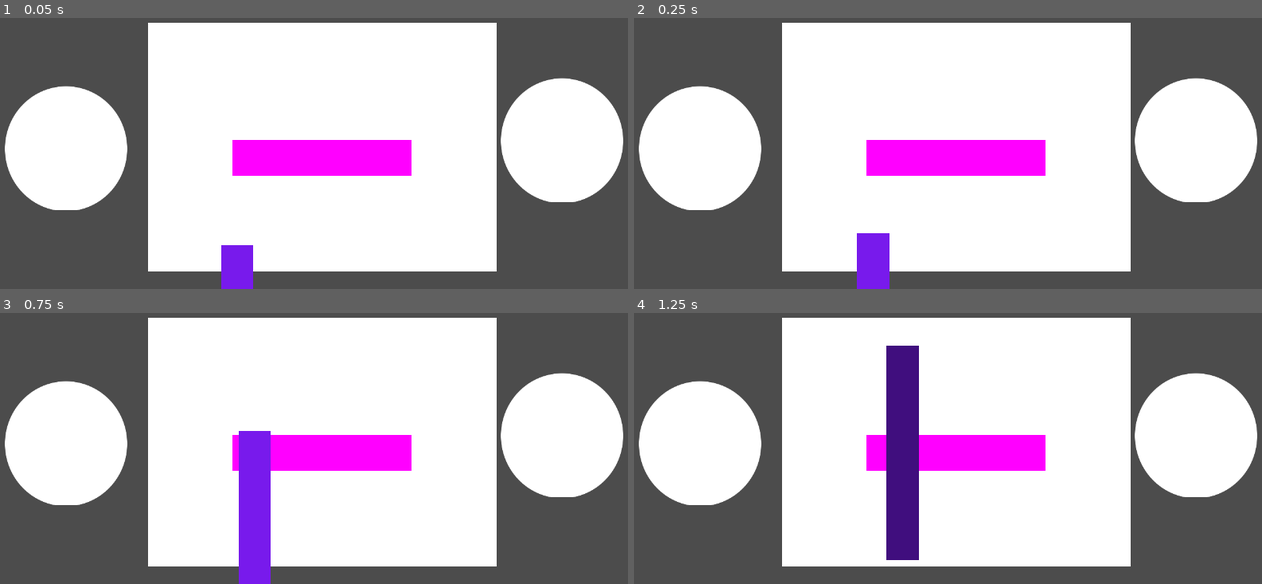
Above: before the commit, frames 1-4 (two rows, left to right).
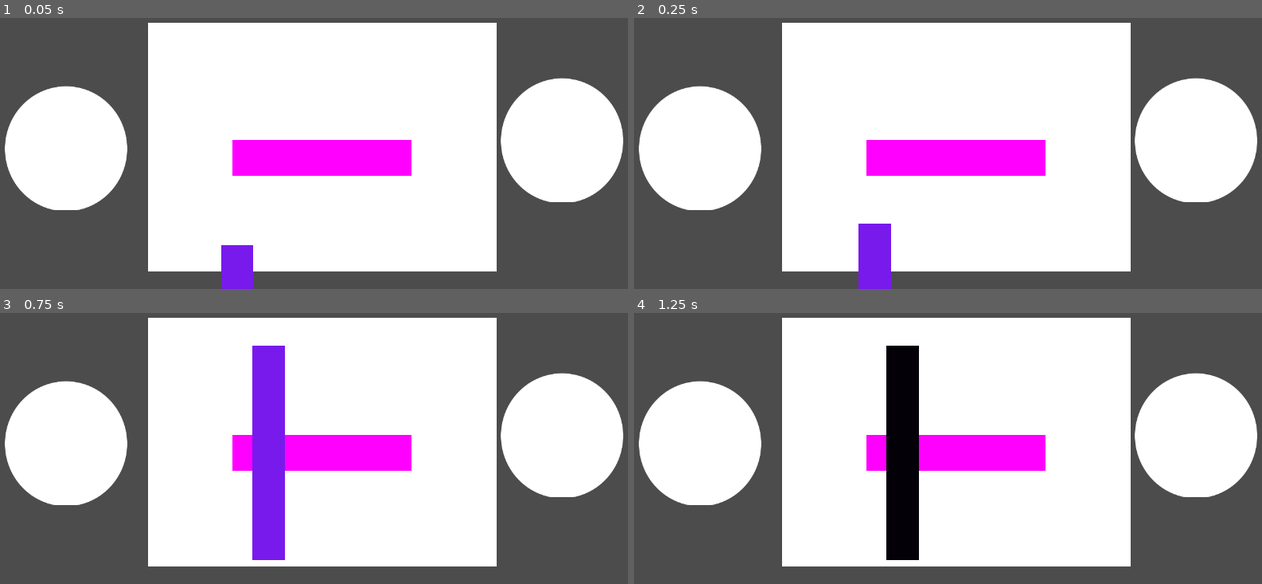
Above: after the commit, the same moments.

Repository: RaccoonHandsProductions/CanningSeason
Game: Godot game, scene res://PrepStation/PrepStation.tscn
Two runs of this game, one before a commit and one after it. Both use one fixed random seed, a clock stepped at 60 frames per second and the inputs below. This scene is started directly instead of the project's main scene.
Inputs (mouse positions are in pixels of both pictures, inside the frame that each line leads up to):
- Up to frame 1 (0.05 s): no input
- Up to frame 2 (0.25 s): no input
- Up to frame 3 (0.75 s): drag from (69, 443) to (320, 443) at 0.52 s
- Up to frame 4 (1.25 s): no input

Frame 1 is identical in both runs. In frame 2, 0.3% of the frame differs, in the area x 35-41%, y 75-100%; in frame 3, 4.2%, in the area x 38-46%, y 12-100%; in frame 4, 4.1%.

Commit message:
Shorten knife animation time
The two animation durations are controlled by the two new
exported variables.

Diff:
--- a/project/PrepStation/PrepStation.gd
+++ b/project/PrepStation/PrepStation.gd
@@ -1,15 +1,18 @@
 extends Node2D
+
+# The duration of the animation between chop points
+export var knife_chop_transition_animation_duration := 0.3
+
+# The duration of the animation of knife from or to home
+export var knife_offscreen_animation_duration := .75
+
+# Called when the node enters the scene tree for the first time.
+func _ready():
+	_animate_Knife_to_next_chop_point(knife_offscreen_animation_duration)
 
 
 
-
-# Called when the node enters the scene tree for the first time.
-func _ready():
-	_animate_Knife_to_next_chop_point()
-
-
-
-func _animate_Knife_to_next_chop_point():
+func _animate_Knife_to_next_chop_point(duration:float):
 	var tween := Tween.new()
 	var next_pos :Vector2= $Carrot.position + $Carrot.current_chop_point_pos
 	add_child(tween)
@@ -18,7 +21,7 @@
 # warning-ignore:return_value_discarded
 	tween.interpolate_property(
 		$Knife, "position",
-		$Knife.position, next_pos, 1,
+		$Knife.position, next_pos, duration,
 		Tween.TRANS_QUAD, Tween.EASE_IN)
 # warning-ignore:return_value_discarded
 	tween.start()
@@ -38,7 +41,7 @@
 	$Knife.tappable = false
 	var next_pos = $Carrot.current_chop_point_pos
 	if next_pos!=null:
-		_animate_Knife_to_next_chop_point()
+		_animate_Knife_to_next_chop_point(knife_chop_transition_animation_duration)
 	else:
 		_animate_Knife_to_home()
 
@@ -51,7 +54,7 @@
 # warning-ignore:return_value_discarded
 	tween.interpolate_property(
 		$Knife, "position",
-		$Knife.position, next_pos, 1,
+		$Knife.position, next_pos, knife_offscreen_animation_duration,
 		Tween.TRANS_QUAD, Tween.EASE_IN)
 # warning-ignore:return_value_discarded
 	tween.start()
